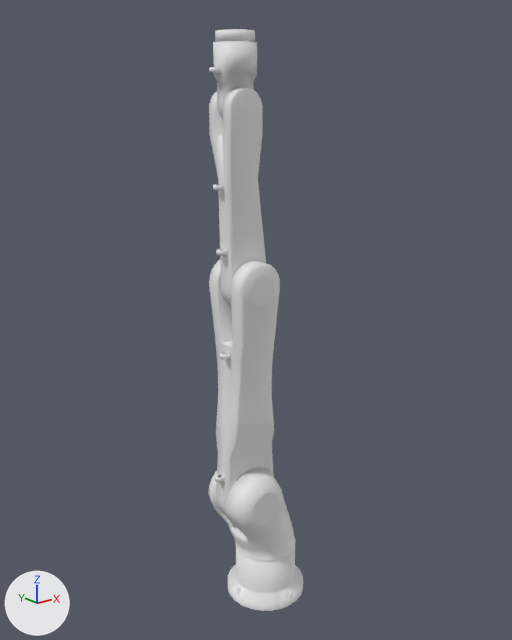
One commit to the COLLADA model models/ph-mpd-fcm/prod/scene/kuka.dae: the scene before it, then after it.
Camera for both pictures: a 50 mm camera at (-10.06, -12.18, 12.24) aimed at (-0.19, 0.16, 7.31). Lighting does not change. The marker at lower left points along +X, +Y and +Z. Where no turn or scale is listed for an object, it has been applied to the vertices.

The scene before the commit, as lines of its bpy script (objects in view):
```python
me_circle = bpy.data.meshes.new('Circle')
me_circle.from_pydata(...)  # 102 vertices, 184 faces; spans x -0.44..0.44, y -0.44..0.44, z -0.39..1.19
me_circle_001 = bpy.data.meshes.new('Circle.001')
me_circle_001.from_pydata(...)  # 319 vertices, 604 faces; spans x -1.45..0.78, y -0.82..0.82, z -0.06..2.4
me_circle_002 = bpy.data.meshes.new('Circle.002')
me_circle_002.from_pydata(...)  # 315 vertices, 626 faces; spans x -0.72..0.73, y -0.65..0.65, z -0.64..5.9
me_circle_003 = bpy.data.meshes.new('Circle.003')
me_circle_003.from_pydata(...)  # 165 vertices, 326 faces; spans x -0.62..0.51, y -0.36..0.38, z -0.52..4.19
me_plane_004 = bpy.data.meshes.new('Plane.004')
me_plane_004.from_pydata(...)  # 236 vertices, 443 faces; spans x -1.0..1.0, y -1.0..1.0, z 0.0..1.29
ob_kukabase = bpy.data.objects.new('kukaBase', me_plane_004)
ob_kukabase.location = (0.0, 0.0, 0.0)
ob_kukalink1 = bpy.data.objects.new('kukaLink1', me_circle_001)
ob_kukalink1.location = (0.0, 0.0, 1.36)
ob_kukalink2 = bpy.data.objects.new('kukaLink2', me_circle_002)
ob_kukalink2.location = (-0.65, 0.0, 2.95)
ob_kukalink3 = bpy.data.objects.new('kukaLink3', me_circle_003)
ob_kukalink3.location = (-0.64, -0.01, 8.26)
ob_kukalink4 = bpy.data.objects.new('kukaLink4', me_circle)
ob_kukalink4.location = (-0.85, 0.0, 12.13)
```
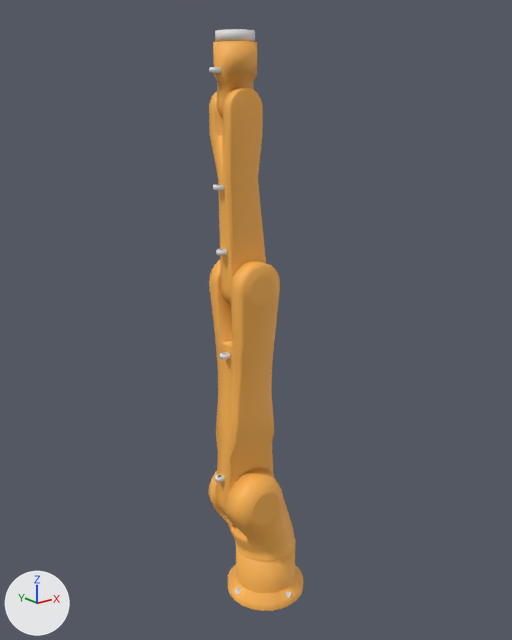
Scene script edits in JSON lines:
```json
{"op": "add", "block": "mat_kukalink4material", "code": ["mat_kukalink4material = principled_material('kukaLink4Material')", "mat_kukalink4material.base_color = (1.0, 0.466, 0.083)  # orange #ffb651", "mat_kukalink4material.roughness = 0.55"]}
{"op": "add", "block": "mat_kukalink3material", "code": ["mat_kukalink3material = principled_material('kukaLink3Material')", "mat_kukalink3material.base_color = (1.0, 0.466, 0.083)  # orange #ffb651", "mat_kukalink3material.roughness = 0.55"]}
{"op": "add", "block": "mat_kukalink2material", "code": ["mat_kukalink2material = principled_material('kukaLink2Material')", "mat_kukalink2material.base_color = (1.0, 0.466, 0.083)  # orange #ffb651", "mat_kukalink2material.roughness = 0.55"]}
{"op": "add", "block": "mat_kukalink1material", "code": ["mat_kukalink1material = principled_material('kukaLink1Material')", "mat_kukalink1material.base_color = (1.0, 0.466, 0.083)  # orange #ffb651", "mat_kukalink1material.roughness = 0.55"]}
{"op": "add", "block": "mat_kukabasematerial", "code": ["mat_kukabasematerial = principled_material('kukaBaseMaterial')", "mat_kukabasematerial.base_color = (1.0, 0.466, 0.0833)  # orange #ffb651", "mat_kukabasematerial.roughness = 0.55"]}
{"block": "me_plane_004", "where": "me_plane_004.from_pydata(...)  # 236 vertices, 443 faces; spans x -1.0..1.0, y -1.0..1.0, z 0.0..1.29"}
{"op": "add", "block": "me_plane_004", "code": "me_plane_004.materials.append(mat_kukabasematerial)  # orange #ffb651"}
{"block": "me_circle_001", "where": "me_circle_001.from_pydata(...)  # 319 vertices, 604 faces; spans x -1.45..0.78, y -0.82..0.82, z -0.06..2.4"}
{"op": "add", "block": "me_circle_001", "code": "me_circle_001.materials.append(mat_kukalink1material)  # orange #ffb651"}
{"block": "me_circle_002", "where": "me_circle_002.from_pydata(...)  # 315 vertices, 626 faces; spans x -0.72..0.73, y -0.65..0.65, z -0.64..5.9"}
{"op": "add", "block": "me_circle_002", "code": "me_circle_002.materials.append(mat_kukalink2material)  # orange #ffb651"}
{"block": "me_circle_003", "where": "me_circle_003.from_pydata(...)  # 165 vertices, 326 faces; spans x -0.62..0.51, y -0.36..0.38, z -0.52..4.19"}
{"op": "add", "block": "me_circle_003", "code": "me_circle_003.materials.append(mat_kukalink3material)  # orange #ffb651"}
{"block": "me_circle", "where": "me_circle.from_pydata(...)  # 102 vertices, 184 faces; spans x -0.44..0.44, y -0.44..0.44, z -0.39..1.19"}
{"op": "add", "block": "me_circle", "code": "me_circle.materials.append(mat_kukalink4material)  # orange #ffb651"}
```

Boxes [x1, y1, x2, y2] around the edits, measured in the pictures (512 x 640 px):
```json
{"object": "kukaLink2", "change": "recoloured", "before": [209, 259, 280, 515], "after": [209, 259, 280, 515], "on screen": "grey to orange"}
{"object": "kukaLink3", "change": "recoloured", "before": [209, 87, 266, 304], "after": [209, 87, 266, 304], "on screen": "grey to orange"}
{"object": "kukaLink1", "change": "recoloured", "before": [209, 467, 295, 561], "after": [209, 467, 295, 561], "on screen": "grey to orange"}
{"object": "kukaBase", "change": "recoloured", "before": [228, 548, 303, 611], "after": [228, 548, 303, 611], "on screen": "white to orange"}
{"object": "kukaLink4", "change": "recoloured", "before": [213, 41, 257, 118], "after": [213, 41, 257, 118], "on screen": "grey to orange"}
```
